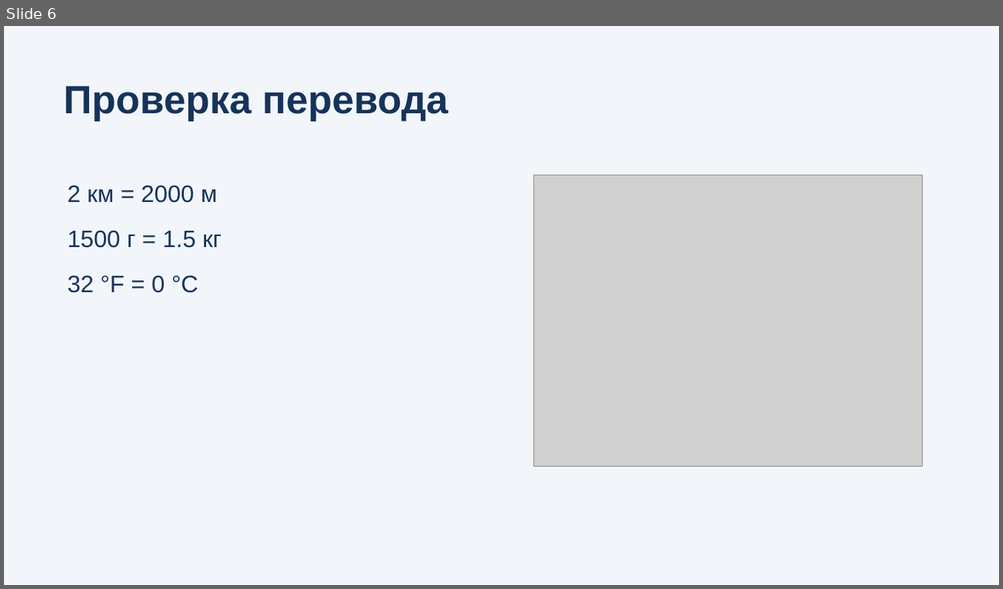
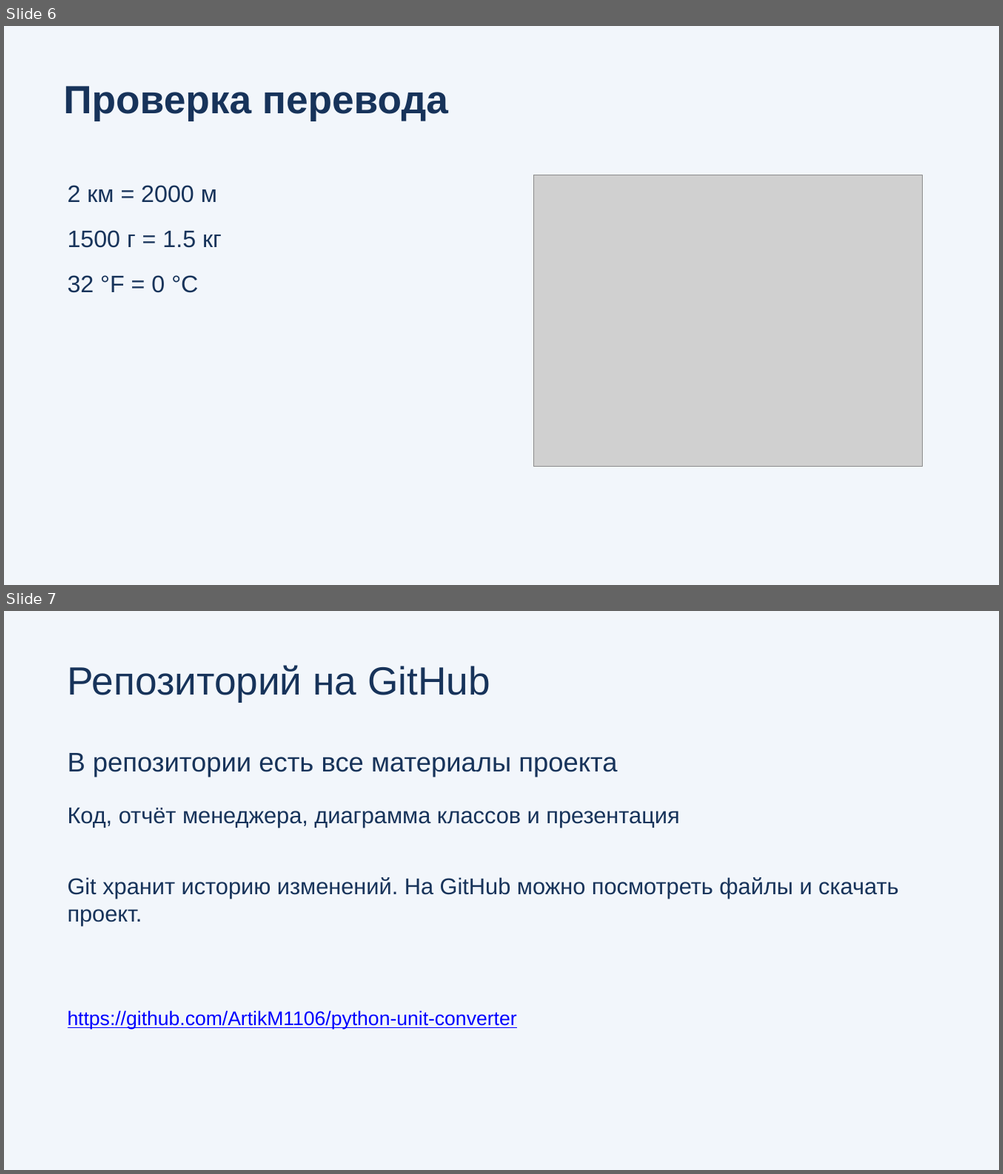
Before and after one commit to ArtikM1106/python-unit-converter, a slide deck: presentation.pptx. Shown one above the other, each under a label of ours: slide 6 before the commit, slides 6 and 7 after it. The pictures are 1003x589 and 1003x1174 pixels, drawn with LibreOffice and Linux fonts; fonts in the diff are those of the drawing; grey boxes stand for pictures. Boxes give left, top, right and bottom in pixels: in the first picture for what was removed or moved away, otherwise in the second. Text is boxed around its words. In the diff, an @@ line names an element or a change of style, - is before the commit and + after.

Commit message:
Обновить отчёты Word и презентацию

```diff
--- a/presentation.pptx
+++ b/presentation.pptx
@@ slide 7 added at bbox=[4, 611, 999, 1170], background #F2F6FB @@
@@ text added at bbox=[68, 665, 490, 702], 38 pt, text #17335A @@
+Репозиторий на GitHub
@@ text added at bbox=[68, 753, 617, 777], 26 pt, text #17335A @@
+В репозитории есть все материалы проекта
@@ text added at bbox=[68, 807, 679, 828], 22 pt, text #17335A @@
+Код, отчёт менеджера, диаграмма классов и презентация
@@ text added at bbox=[68, 877, 898, 926], 22 pt, text #17335A @@
+Git хранит историю изменений. На GitHub можно посмотреть файлы и скачать проект.
@@ text added at bbox=[68, 1011, 517, 1030], 19 pt, text #0000FF, underline @@
+https://github.com/ArtikM1106/python-unit-converter
```
Also in this commit, not shown: 1 slide changed, 3 other slides added, 1 slide removed, 1 other file.
